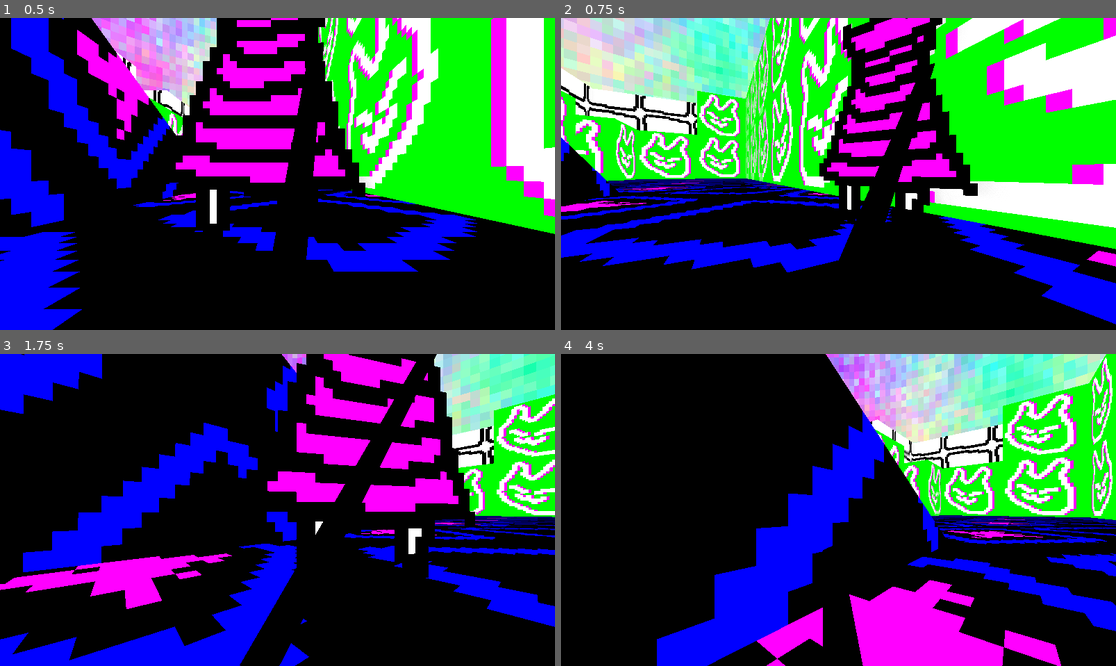
Above: before the commit, frames 1-4 (two rows, left to right).
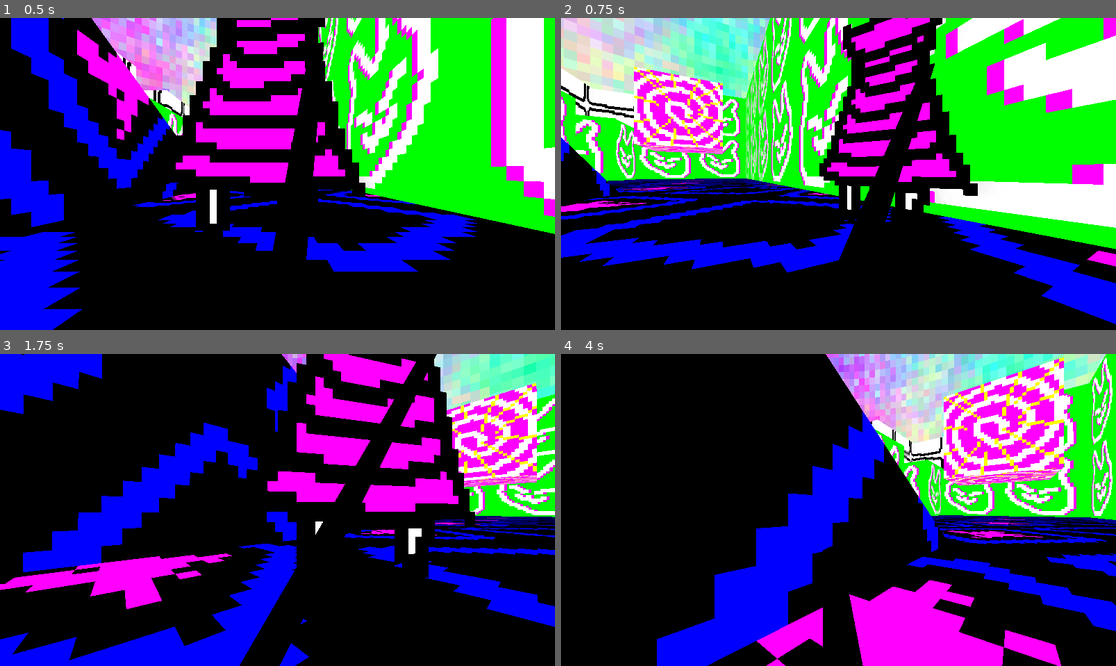
Above: after the commit, the same moments.

Repository: crittergirl/puppydream
Game: Godot game, scene res://main.tscn
The game is run twice, just before and just after one commit, with the same random seed, the same clock (stepped at 60 frames per second) and the same inputs.
Inputs:
- Up to frame 1 (0.5 s): no input
- Up to frame 2 (0.75 s): hold D (move_right) from 0.53 s (still down)
- Up to frame 3 (1.75 s): release D (move_right) at 1.28 s; hold S (move_back) from 1.28 s (still down)
- Up to frame 4 (4 s): release S (move_back) at 2.03 s; hold D (move_right) 2.03-2.78 s; hold W (move_forward) 2.78-3.53 s; hold A (move_left) from 3.53 s (still down)

Frame 1 is identical in both runs. In frame 2, 3.4% of the frame differs, in the area x 13-30%, y 15-44%; in frame 3, 3.7%; in frame 4, 6.4%, in the area x 27-99%, y 0-100%.

Commit message:
shiny door

Diff:
--- a/main.tscn
+++ b/main.tscn
@@ -7,7 +7,9 @@
 [ext_resource type="Material" uid="uid://c6u6itekifovn" path="res://materials/aether.tres" id="4_1bvp3"]
 [ext_resource type="Texture2D" uid="uid://cugdjaql3govb" path="res://materials/window.png" id="4_vivmo"]
 [ext_resource type="Material" uid="uid://c1udrnounkfqe" path="res://materials/chainlink.tres" id="5_vivmo"]
+[ext_resource type="Material" uid="uid://p4aqbomprjfd" path="res://materials/door.tres" id="7_ycdy4"]
 [ext_resource type="PackedScene" uid="uid://dkrsk10uxomya" path="res://components/player.tscn" id="8_dg77c"]
+[ext_resource type="Texture2D" uid="uid://drdvpx57sl845" path="res://materials/shiny.png" id="8_w48qg"]
 [ext_resource type="Texture2D" uid="uid://fu2crjm45mtx" path="res://characters/gloob.png" id="9_kek77"]
 [ext_resource type="Texture2D" uid="uid://bx4xbe6o3mi0w" path="res://characters/look.png" id="11_efxa6"]
 [ext_resource type="PackedScene" uid="uid://b255svgyx8j5x" path="res://components/dialogue.tscn" id="14_w48qg"]
@@ -34,6 +36,13 @@
 albedo_texture = ExtResource("4_vivmo")
 texture_filter = 4
 
+[sub_resource type="QuadMesh" id="QuadMesh_ycdy4"]
+
+[sub_resource type="StandardMaterial3D" id="StandardMaterial3D_vivmo"]
+shading_mode = 0
+albedo_texture = ExtResource("8_w48qg")
+texture_filter = 4
+
 [node name="main" type="Node" unique_id=1878842337]
 
 [node name="dream" type="Node3D" parent="." unique_id=1809232374]
@@ -157,10 +166,28 @@
 size = Vector3(1, 2, 5)
 
 [node name="wall34" type="CSGBox3D" parent="dream" unique_id=318825621]
-transform = Transform3D(1, 0, 0, 0, 1, 0, 0, 0, 1, -0.5, 1, 7.5)
-material_override = ExtResource("5_vivmo")
-use_collision = true
-size = Vector3(5, 2, 1)
+transform = Transform3D(1, 0, 0, 0, 1, 0, 0, 0, 1, -2.5, 1.5, 7.5)
+material_override = ExtResource("5_vivmo")
+use_collision = true
+size = Vector3(5, 1, 1)
+
+[node name="wall37" type="CSGBox3D" parent="dream" unique_id=1079654954]
+transform = Transform3D(1, 0, 0, 0, 1, 0, 0, 0, 1, -4.5, 1.5, 10)
+material_override = ExtResource("5_vivmo")
+use_collision = true
+size = Vector3(1, 1, 4)
+
+[node name="wall36" type="CSGBox3D" parent="dream" unique_id=847764875]
+transform = Transform3D(1, 0, 0, 0, 1, 0, 0, 0, 1, 1.5, 1.5, 8)
+material_override = ExtResource("5_vivmo")
+use_collision = true
+size = Vector3(1, 1, 2)
+
+[node name="wall38" type="CSGBox3D" parent="dream" unique_id=708509804]
+transform = Transform3D(1, 0, 0, 0, 1, 0, 0, 0, 1, -0.5, 1.5, 9.5)
+material_override = ExtResource("5_vivmo")
+use_collision = true
+size = Vector3(5, 1, 1)
 
 [node name="wall22" type="CSGBox3D" parent="dream" unique_id=214956376]
 transform = Transform3D(1, 0, 0, 0, 1, 0, 0, 0, 1, -2.5, 1, -1)
@@ -226,11 +253,27 @@
 use_collision = true
 size = Vector3(3, 1, 1)
 
+[node name="wall7" type="CSGBox3D" parent="dream" unique_id=623593719]
+transform = Transform3D(1, 0, 0, 0, 1, 0, 0, 0, 1, -1.5, 0.5, 9.5)
+material_override = ExtResource("3_h2yge")
+use_collision = true
+size = Vector3(7, 1, 5)
+
+[node name="door" type="MeshInstance3D" parent="dream" unique_id=714906655]
+transform = Transform3D(-1, 0, 8.742278e-08, 0, 1, 0, -8.742278e-08, 0, -1, 0.5, 1.5, 7)
+material_override = ExtResource("7_ycdy4")
+mesh = SubResource("QuadMesh_ycdy4")
+
 [node name="wall2" type="CSGBox3D" parent="dream" unique_id=141242612]
 transform = Transform3D(1, 0, 0, 0, 1, 0, 0, 0, 1, 0.5, 1, -0.5)
 material_override = ExtResource("3_h2yge")
 use_collision = true
 size = Vector3(1, 2, 1)
+
+[node name="wall39" type="CSGBox3D" parent="dream" unique_id=800964438]
+transform = Transform3D(1, 0, 0, 0, 1, 0, 0, 0, 1, -2.2351742e-08, 0.9999999, 1.5)
+material_override = SubResource("StandardMaterial3D_vivmo")
+use_collision = true
 
 [node name="wall3" type="CSGBox3D" parent="dream" unique_id=670156482]
 transform = Transform3D(1, 0, 0, 0, 1, 0, 0, 0, 1, 1.5, 1, 3.5)
@@ -289,12 +332,12 @@
 
 [node name="dialogue" parent="dream/look" unique_id=559593343 instance=ExtResource("14_w48qg")]
 transform = Transform3D(1, 0, 0, 0, 1, 0, 0, 0, 1, 0, 0.40000004, 0)
-text = "...."
+text = "...?"
 lines = "..
 ...
 ....
 ...?"
-idx = 2
+idx = 3
 
 [node name="AudioStreamPlayer3D" type="AudioStreamPlayer3D" parent="dream" unique_id=439626442]
 transform = Transform3D(1, 0, 0, 0, 1, 0, 0, 0, 1, -8, 2, 1.5)
--- /dev/null
+++ b/materials/door.tres
@@ -0,0 +1,9 @@
+[gd_resource type="StandardMaterial3D" format=3 uid="uid://p4aqbomprjfd"]
+
+[ext_resource type="Texture2D" uid="uid://chev20evph5s3" path="res://materials/door.png" id="1_o0jtr"]
+
+[resource]
+cull_mode = 2
+shading_mode = 0
+albedo_texture = ExtResource("1_o0jtr")
+texture_filter = 4
Binary file added: materials/door.png
Not shown, added: materials/door.png.import
Binary file added: materials/shiny.png
Not shown, added: materials/shiny.png.import
